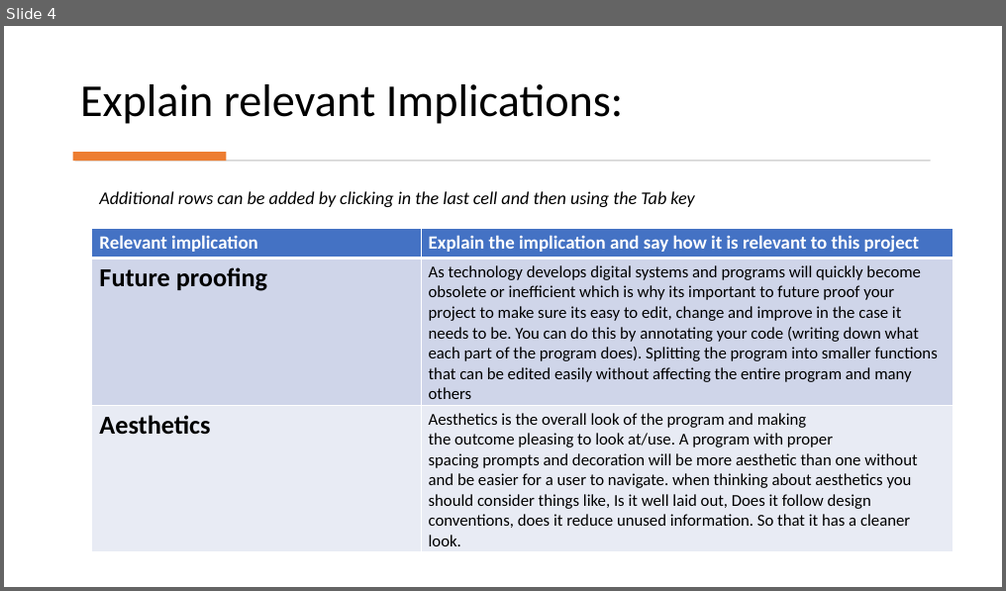
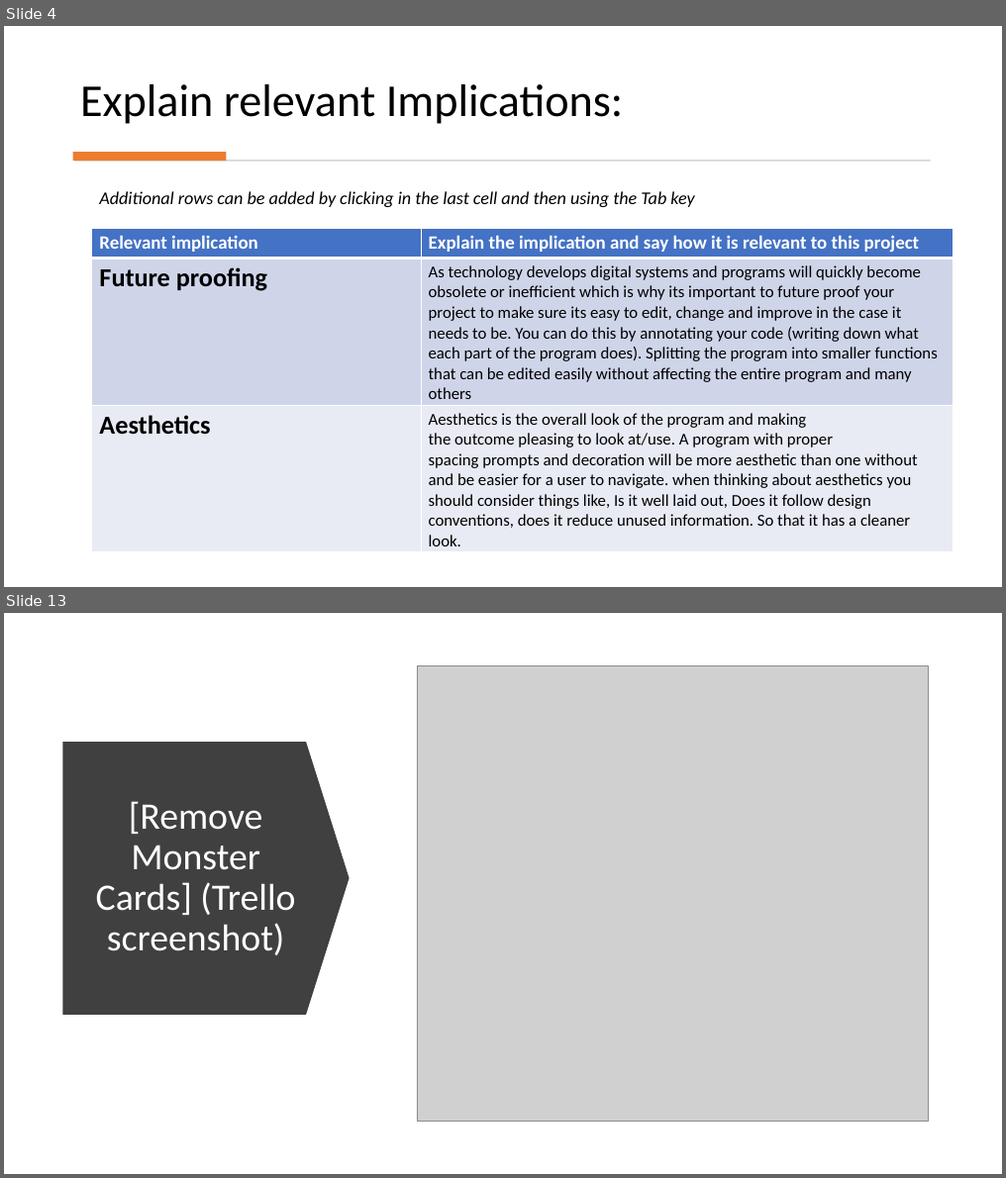
Before and after one commit to peter123321123321/Monster-Cards-Internal, a slide deck: 2.7 and 2.8 Documentation Template.pptx. Shown one above the other, each under a label of ours: slide 4 before the commit, slides 4 and 13 after it; the slides between them are not shown. The pictures are 1006x591 and 1006x1178 pixels, drawn with LibreOffice and Linux fonts; fonts in the diff are those of the drawing; grey boxes stand for pictures. Boxes give left, top, right and bottom in pixels: in the first picture for what was removed or moved away, otherwise in the second. Text is boxed around its words. In the diff, an @@ line names an element or a change of style, - is before the commit and + after.

```diff
--- a/2.7 and 2.8 Documentation Template.pptx
+++ b/2.7 and 2.8 Documentation Template.pptx
@@ slide 13 added at <box>4,613,1002,1174</box>, background #FFFFFF @@
@@ picture added at <box>417,665,929,1121</box> @@
@@ down arrow added at <box>63,742,350,1015</box>, fill #404040 @@
@@ title added at <box>96,801,295,956</box>, 36 pt, text #FFFFFF @@
+[Remove Monster Cards] (Trello screenshot)
```
Also in this commit, not shown: 6 slides changed, 14 other slides added, 5 other files.
